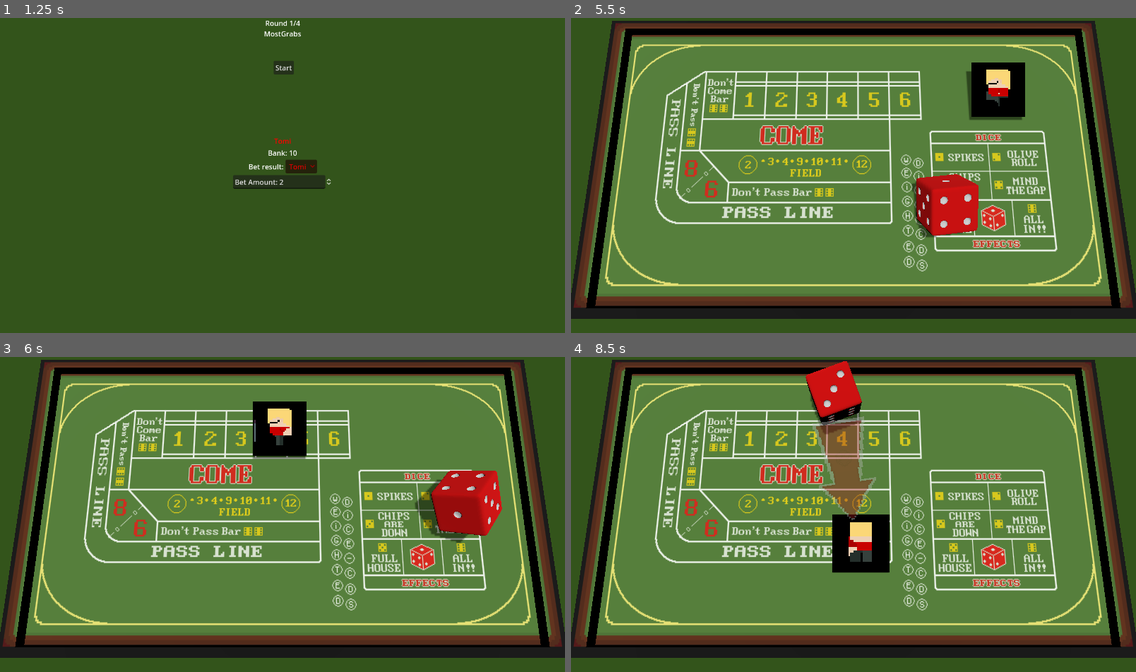
Above: before the commit, frames 1-4 (two rows, left to right).
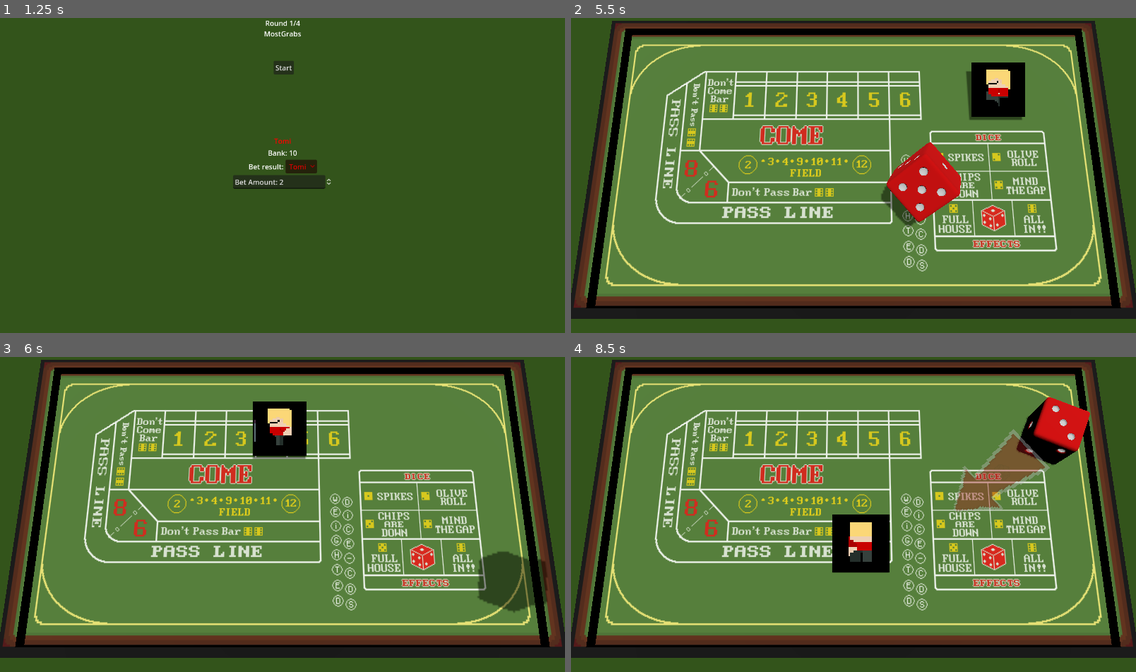
Above: after the commit, the same moments.

Repository: Laks0/weighted-dice-3d
Game: Godot game, scene res://Scenes/CharacterScreen/CharacterScreen.tscn
Two runs of this game, one before a commit and one after it. Both use one fixed random seed, a clock stepped at 60 frames per second and the inputs below.
Inputs:
- Up to frame 1 (1.25 s): click "Start" at 0.5 s
- Up to frame 2 (5.5 s): click "Start" at 1.25 s; tap Enter (grab_mouse) at 2, 2.85 s; hold D (move_right_kb) 2.03-2.78 s; tap Alt (grab_kb2) at 2.1 s; hold S (move_down_kb) 2.78-3.53 s; hold D (move_right_kb) 3.53-4.28 s; tap Down (move_down_kb2) at 3.6 s; hold W (move_up_kb) 4.28-5.03 s; tap Left (move_left_kb2) at 4.35 s; hold A (move_left_kb) from 5.03 s (still down); tap Right (move_right_kb2) at 5.1 s
- Up to frame 3 (6 s): keep holding A (move_left_kb); tap Up (move_up_kb2) at 5.85 s
- Up to frame 4 (8.5 s): release A (move_left_kb) at 6.53 s; hold S (move_down_kb) 6.53-7.28 s; tap Alt (grab_kb2) at 6.6 s; hold D (move_right_kb) 7.28-8.03 s; tap Enter (grab_mouse) at 7.35 s; hold W (move_up_kb) from 8.03 s (still down); tap Down (move_down_kb2) at 8.1 s

Frame 1 is identical in both runs. In frame 2, 3.0% of the frame differs, in the area x 54-73%, y 39-70%; in frame 3, 4.3%; in frame 4, 7.2%, in the area x 41-92%, y 1-52%.

Commit message:
Animación de roll y efectos

Diff:
--- a/Classes/Die/Die.gd
+++ b/Classes/Die/Die.gd
@@ -1,12 +1,16 @@
 extends RigidBody3D
 class_name Die
 
+signal rolled(n)
+
 var prepareArrow : AnimatedSprite3D
+
+@export var rotations : Array[Vector3]
 
 func throw(impulse : Vector3):
 	apply_central_impulse(impulse)
 	var torque := Vector3(randf(), randf(), randf()).normalized()
-	apply_torque_impulse(torque * 30)
+	apply_torque_impulse(torque * 10)
 
 func onFloor() -> bool:
 	for body in get_colliding_bodies():
--- a/Classes/Die/Die.tscn
+++ b/Classes/Die/Die.tscn
@@ -1,13 +1,16 @@
-[gd_scene load_steps=14 format=3 uid="uid://drwj1b3nwd2q3"]
+[gd_scene load_steps=17 format=3 uid="uid://bu6wud186flga"]
 
 [ext_resource type="ArrayMesh" uid="uid://dgcb0orwcy1jn" path="res://Classes/Die/dado d6.obj" id="1_6r326"]
 [ext_resource type="Script" path="res://Classes/Die/Die.gd" id="1_qjoqg"]
 [ext_resource type="Script" path="res://addons/xsm/state.gd" id="3_67t0h"]
 [ext_resource type="Script" path="res://Classes/Die/StateMachine.gd" id="3_orssd"]
-[ext_resource type="Script" path="res://addons/xsm/state_loop.gd" id="5_rj2a1"]
-[ext_resource type="Script" path="res://Classes/Die/StateMachine/WaitForFloor.gd" id="6_fujtl"]
-[ext_resource type="Script" path="res://Classes/Die/StateMachine/Prepare.gd" id="7_td75r"]
-[ext_resource type="Script" path="res://Classes/Die/StateMachine/Burst.gd" id="8_30tr1"]
+[ext_resource type="Script" path="res://Classes/Die/StateMachine/Bursts/BurstsAttack.gd" id="5_qe015"]
+[ext_resource type="Script" path="res://Classes/Die/StateMachine/Bursts/WaitForFloor.gd" id="6_k2ofr"]
+[ext_resource type="Script" path="res://Classes/Die/StateMachine/Roll/Stomp.gd" id="6_krck5"]
+[ext_resource type="Script" path="res://Classes/Die/StateMachine/Bursts/Prepare.gd" id="7_3cl3o"]
+[ext_resource type="Script" path="res://Classes/Die/StateMachine/Roll/Wait.gd" id="7_6g04j"]
+[ext_resource type="Script" path="res://Classes/Die/StateMachine/Bursts/Burst.gd" id="8_t2h52"]
+[ext_resource type="Script" path="res://Classes/Die/StateMachine/Roll/Jump.gd" id="9_jxa5f"]
 
 [sub_resource type="PhysicsMaterial" id="PhysicsMaterial_lf240"]
 friction = 0.65
@@ -35,13 +38,15 @@
 size = Vector3(0.916434, 0.87252, 0.9176)
 
 [node name="Die" type="RigidBody3D"]
-collision_layer = 4
+collision_layer = 8
 collision_mask = 4
 mass = 10.0
+inertia = Vector3(1, 1, 1)
 physics_material_override = SubResource("PhysicsMaterial_lf240")
 max_contacts_reported = 5
 contact_monitor = true
 script = ExtResource("1_qjoqg")
+rotations = Array[Vector3]([Vector3(90, 0, 0), Vector3(0, 90, 90), Vector3(0, 90, 180), Vector3(0, 0, 0), Vector3(0, 0, -90), Vector3(-90, 0, 0)])
 
 [node name="MeshInstance3D" type="MeshInstance3D" parent="."]
 transform = Transform3D(0.5, 0, 0, 0, 0.5, 0, 0, 0, 0.5, 0, 0, 0)
@@ -71,20 +76,13 @@
 debug_mode = false
 target_path = NodePath("")
 timed = false
-next_state = NodePath("")
+next_state = NodePath(".")
 
 [node name="Bursts" type="Node" parent="StateMachine/RandomAttack"]
-script = ExtResource("5_rj2a1")
-loop_mode = 1
-exit_state = NodePath("")
-disabled = false
-debug_mode = false
-target_path = NodePath("")
-timed = false
-next_state = NodePath("")
+script = ExtResource("5_qe015")
 
 [node name="Wait" type="Node" parent="StateMachine/RandomAttack/Bursts"]
-script = ExtResource("6_fujtl")
+script = ExtResource("6_k2ofr")
 disabled = false
 debug_mode = false
 target_path = NodePath("")
@@ -94,7 +92,7 @@
 next_state = NodePath(".")
 
 [node name="Prepare" type="Node" parent="StateMachine/RandomAttack/Bursts"]
-script = ExtResource("7_td75r")
+script = ExtResource("7_3cl3o")
 disabled = false
 debug_mode = false
 target_path = NodePath("")
@@ -104,7 +102,24 @@
 next_state = NodePath("../Wait")
 
 [node name="Burst" type="Node" parent="StateMachine/RandomAttack/Bursts"]
-script = ExtResource("8_30tr1")
+script = ExtResource("8_t2h52")
+
+[node name="Roll" type="Node" parent="StateMachine"]
+script = ExtResource("3_67t0h")
+disabled = false
+debug_mode = false
+target_path = NodePath("")
+timed = false
+next_state = NodePath(".")
+
+[node name="Jump" type="Node" parent="StateMachine/Roll"]
+script = ExtResource("9_jxa5f")
+
+[node name="Stomp" type="Node" parent="StateMachine/Roll"]
+script = ExtResource("6_krck5")
+
+[node name="Wait" type="Node" parent="StateMachine/Roll"]
+script = ExtResource("7_6g04j")
 
 [node name="Area3D" type="Area3D" parent="."]
 
--- /dev/null
+++ b/Classes/Die/StateMachine/Bursts/BurstsAttack.gd
@@ -0,0 +1,11 @@
+extends StateLoop
+
+const MAX_BURSTS = 3
+var bursts : int
+
+func _on_enter(_args):
+	bursts = 0
+
+func _on_update(_delta):
+	if bursts > MAX_BURSTS:
+		change_state("Roll")
--- /dev/null
+++ b/Classes/Die/StateMachine/Bursts/WaitForFloor.gd
@@ -0,0 +1,8 @@
+@tool
+extends State
+
+func _state_timeout():
+	get_parent().bursts += 1
+
+	if get_parent().bursts <= get_parent().MAX_BURSTS:
+		change_state("Prepare")
--- /dev/null
+++ b/Classes/Die/StateMachine/Roll/Jump.gd
@@ -0,0 +1,14 @@
+extends State
+
+var die : Die
+
+func _on_enter(_args):
+	die = target as Die
+
+	die.linear_velocity = Vector3.ZERO
+
+	die.throw(Vector3.UP * 100)
+
+func _on_update(_delta):
+	if die.linear_velocity.y < 0:
+		change_state("Stomp")
--- /dev/null
+++ b/Classes/Die/StateMachine/Roll/Stomp.gd
@@ -0,0 +1,18 @@
+extends State
+
+var result : int
+var die : Die
+
+func _on_enter(_args):
+	result = randi() % 2 # TODO: Cambiar a 6 cuando estén los 6 efectos
+
+	die = target as Die
+
+	die.rotation_degrees = die.rotations[result]
+	die.axis_lock_angular_x = true
+	die.axis_lock_angular_y = true
+	die.axis_lock_angular_z = true
+
+	die.apply_central_impulse(Vector3.DOWN * 200)
+
+	change_state("Wait", result)
--- /dev/null
+++ b/Classes/Die/StateMachine/Roll/Wait.gd
@@ -0,0 +1,17 @@
+extends State
+
+var result : int
+
+func _on_enter(res) :
+	result = res
+
+func _on_update(_delta):
+	var die := target as Die
+	if die.onFloor():
+		die.axis_lock_angular_x = false
+		die.axis_lock_angular_y = false
+		die.axis_lock_angular_z = false
+
+		die.emit_signal("rolled", result)
+
+		get_parent().change_state("RandomAttack")
--- a/Classes/Die/StateMachine/WaitForFloor.gd
+++ /dev/null
@@ -1,5 +0,0 @@
-@tool
-extends State
-
-func _state_timeout():
-	change_state("Prepare")
--- /dev/null
+++ b/Classes/HUD/HUD.gd
@@ -0,0 +1,9 @@
+extends Control
+
+func effectStarted(effectName : String):
+	$EffectName.text = effectName
+
+	var tween = create_tween()
+	tween.tween_property($EffectName, "modulate", Color.WHITE, .5)
+	tween.tween_interval(2)
+	tween.tween_property($EffectName, "modulate", Color.TRANSPARENT, .5)
--- /dev/null
+++ b/Classes/HUD/HUD.tscn
@@ -0,0 +1,26 @@
+[gd_scene load_steps=2 format=3 uid="uid://dmyacifxq8ln1"]
+
+[ext_resource type="Script" path="res://Classes/HUD/HUD.gd" id="1_4kvx0"]
+
+[node name="HUD" type="Control"]
+layout_mode = 3
+anchors_preset = 15
+anchor_right = 1.0
+anchor_bottom = 1.0
+grow_horizontal = 2
+grow_vertical = 2
+script = ExtResource("1_4kvx0")
+
+[node name="EffectName" type="Label" parent="."]
+modulate = Color(1, 1, 1, 0)
+layout_mode = 1
+anchors_preset = 5
+anchor_left = 0.5
+anchor_right = 0.5
+offset_left = -47.5
+offset_top = 56.0
+offset_right = 47.5
+offset_bottom = 82.0
+grow_horizontal = 2
+text = "Effect Name"
+horizontal_alignment = 1
--- a/Scenes/Arena/Arena.gd
+++ b/Scenes/Arena/Arena.gd
@@ -28,6 +28,7 @@
 		e.create(self)
 
 	$Die.prepareArrow = $PrepareArrow
+	$Die.rolled.connect(startEffect)
 
 func _process(delta):
 	gameTime += delta
@@ -40,8 +41,10 @@
 	if activeEffect != -1:
 		effects[activeEffect].end()
 
-	activeEffect = n - 1
+	activeEffect = n
 	effects[activeEffect].start()
+
+	$HUD.effectStarted(effects[activeEffect].effectName)
 
 func getLivingMonigotes() -> Array[Monigote]:
 	var monigotes : Array[Monigote] = []
--- a/Scenes/Arena/Arena.tscn
+++ b/Scenes/Arena/Arena.tscn
@@ -1,9 +1,10 @@
-[gd_scene load_steps=19 format=3 uid="uid://bpdrpg3p4qn3t"]
+[gd_scene load_steps=18 format=3 uid="uid://bpdrpg3p4qn3t"]
 
 [ext_resource type="PackedScene" uid="uid://tvx16p1qmmjc" path="res://Classes/Monigotes/Monigote.tscn" id="1_akum6"]
 [ext_resource type="Texture2D" uid="uid://8eqdex8ep51l" path="res://Scenes/Arena/Mesa.png" id="1_sld7k"]
 [ext_resource type="Script" path="res://Scenes/Arena/Arena.gd" id="1_txoyd"]
-[ext_resource type="PackedScene" uid="uid://drwj1b3nwd2q3" path="res://Classes/Die/Die.tscn" id="2_gkaff"]
+[ext_resource type="PackedScene" uid="uid://bu6wud186flga" path="res://Classes/Die/Die.tscn" id="2_gkaff"]
+[ext_resource type="PackedScene" uid="uid://dmyacifxq8ln1" path="res://Classes/HUD/HUD.tscn" id="3_uqwnq"]
 [ext_resource type="PackedScene" uid="uid://btb66ctn3yce2" path="res://Classes/Effects/OliveRoll/OliveRollEffect.tscn" id="5_ed70i"]
 [ext_resource type="PackedScene" uid="uid://mbunjoeth1i7" path="res://Classes/Effects/ChipsAreDown/ChipsAreDownEffect.tscn" id="6_x3vxf"]
 [ext_resource type="ArrayMesh" uid="uid://0am65n0l6hyj" path="res://Scenes/Arena/mesa.obj" id="7_7ki2k"]
@@ -15,13 +16,6 @@
 absorbent = true
 
 [sub_resource type="WorldBoundaryShape3D" id="WorldBoundaryShape3D_kbgdt"]
-
-[sub_resource type="PlaneMesh" id="PlaneMesh_k0j23"]
-size = Vector2(12, 7)
-
-[sub_resource type="StandardMaterial3D" id="StandardMaterial3D_w427e"]
-albedo_color = Color(1, 1, 1, 0)
-albedo_texture = ExtResource("1_sld7k")
 
 [sub_resource type="StandardMaterial3D" id="StandardMaterial3D_np6ri"]
 albedo_texture = ExtResource("1_sld7k")
@@ -61,6 +55,8 @@
 script = ExtResource("1_txoyd")
 monigoteResource = ExtResource("1_akum6")
 
+[node name="HUD" parent="." instance=ExtResource("3_uqwnq")]
+
 [node name="Floor" type="StaticBody3D" parent="." groups=["Table"]]
 collision_layer = 4
 collision_mask = 4
@@ -69,11 +65,6 @@
 [node name="CollisionShape3D" type="CollisionShape3D" parent="Floor"]
 visible = false
 shape = SubResource("WorldBoundaryShape3D_kbgdt")
-
-[node name="MeshInstance3D" type="MeshInstance3D" parent="Floor"]
-visible = false
-mesh = SubResource("PlaneMesh_k0j23")
-surface_material_override/0 = SubResource("StandardMaterial3D_w427e")
 
 [node name="Mesa" type="MeshInstance3D" parent="Floor"]
 transform = Transform3D(0.5, 0, 0, 0, 0.5, 0, 0, 0, 0.5, 0, -0.0205946, 0)
Renamed: Classes/Die/StateMachine/Burst.gd -> Classes/Die/StateMachine/Bursts/Burst.gd
Renamed: Classes/Die/StateMachine/Prepare.gd -> Classes/Die/StateMachine/Bursts/Prepare.gd
Renamed: Classes/Die/StateMachine/RandomAttack.gd -> Classes/Die/StateMachine/Bursts/RandomAttack.gd
